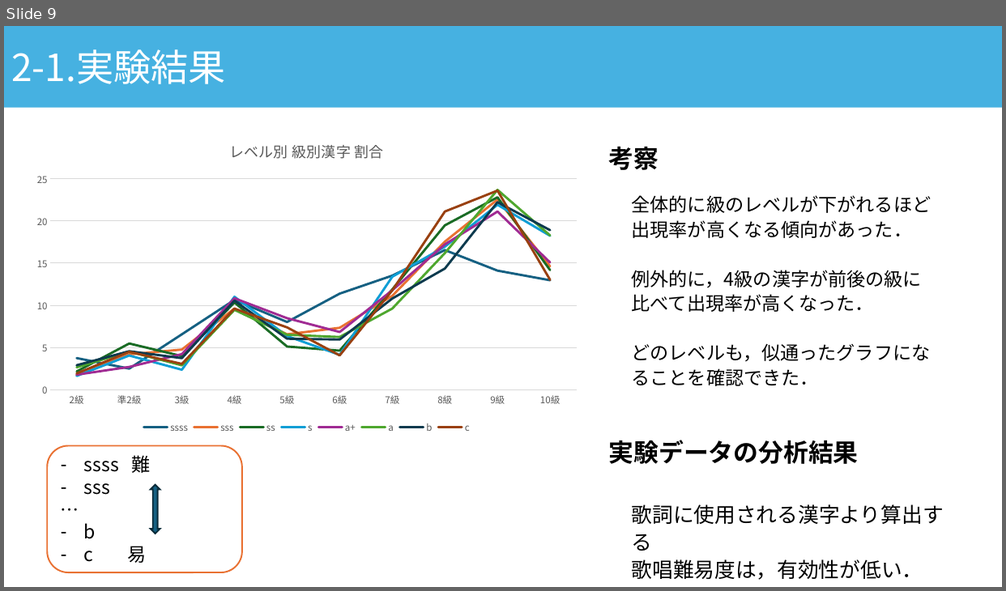
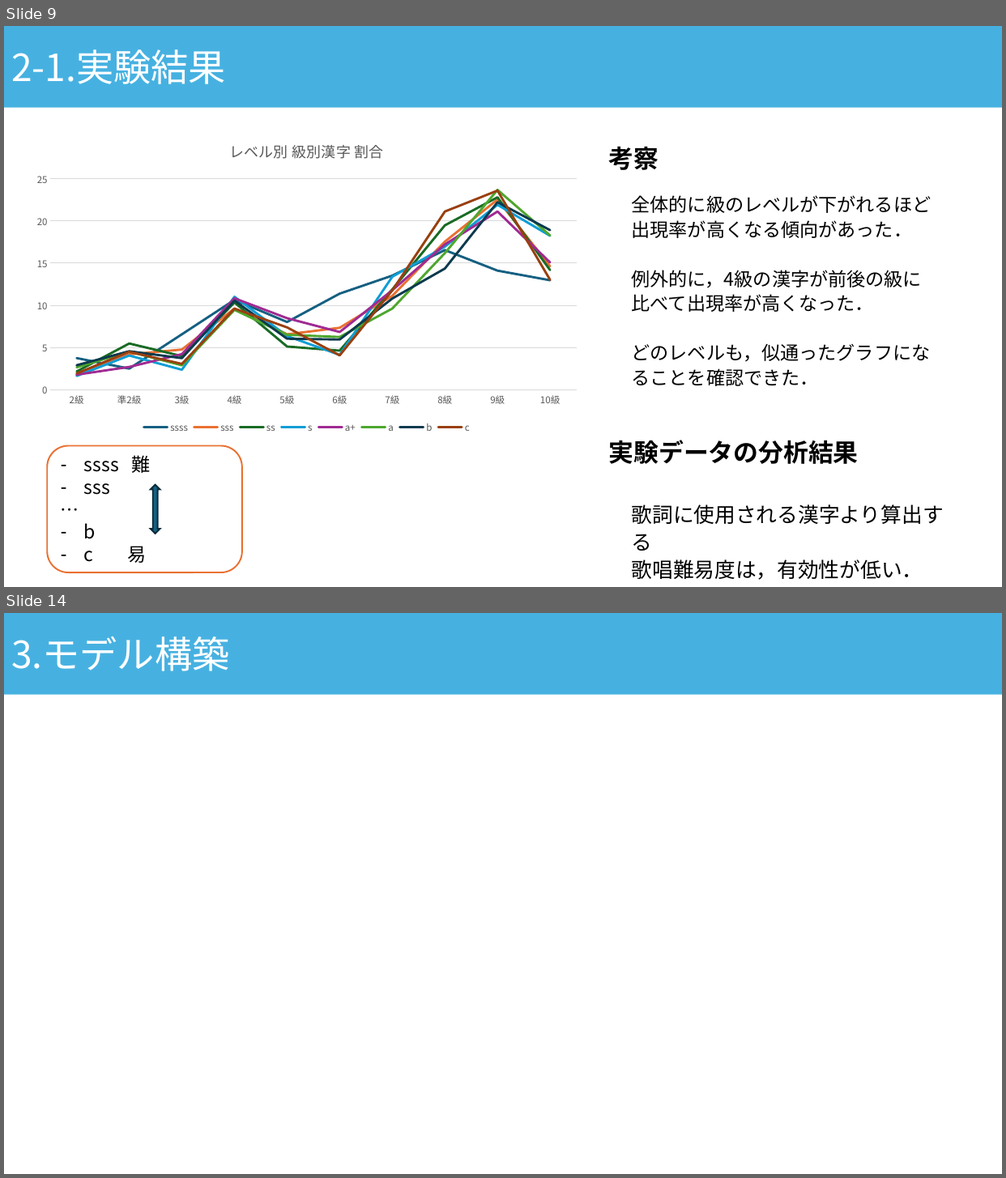
Before and after one commit to asn407/20241221, a slide deck: 年末発表.pptx. Shown one above the other, each under a label of ours: slide 9 before the commit, slides 9 and 14 after it; the slides between them are not shown. The pictures are 1006x591 and 1006x1178 pixels, drawn with LibreOffice and Linux fonts; fonts in the diff are those of the drawing. Boxes give left, top, right and bottom in pixels: in the first picture for what was removed or moved away, otherwise in the second. Text is boxed around its words. In the diff, an @@ line names an element or a change of style, - is before the commit and + after.

```diff
--- a/年末発表.pptx
+++ b/年末発表.pptx
@@ slide 14 added at [4, 613, 1002, 1174], background #FFFFFF @@
@@ rectangle added at [4, 613, 1002, 695], fill #46B1E1, 36 pt, text #FFFFFF @@
+3.モデル構築
```
Also in this commit, not shown: 8 slides changed, 1 other slide added, 1 slide removed.
